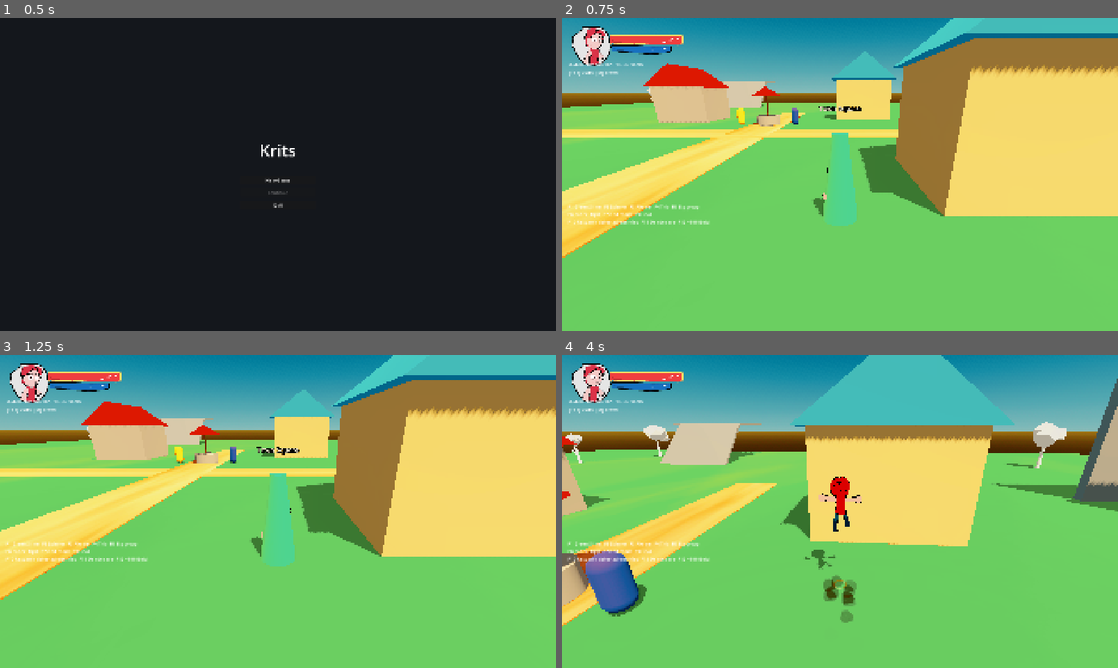
Above: before the commit, frames 1-4 (two rows, left to right).
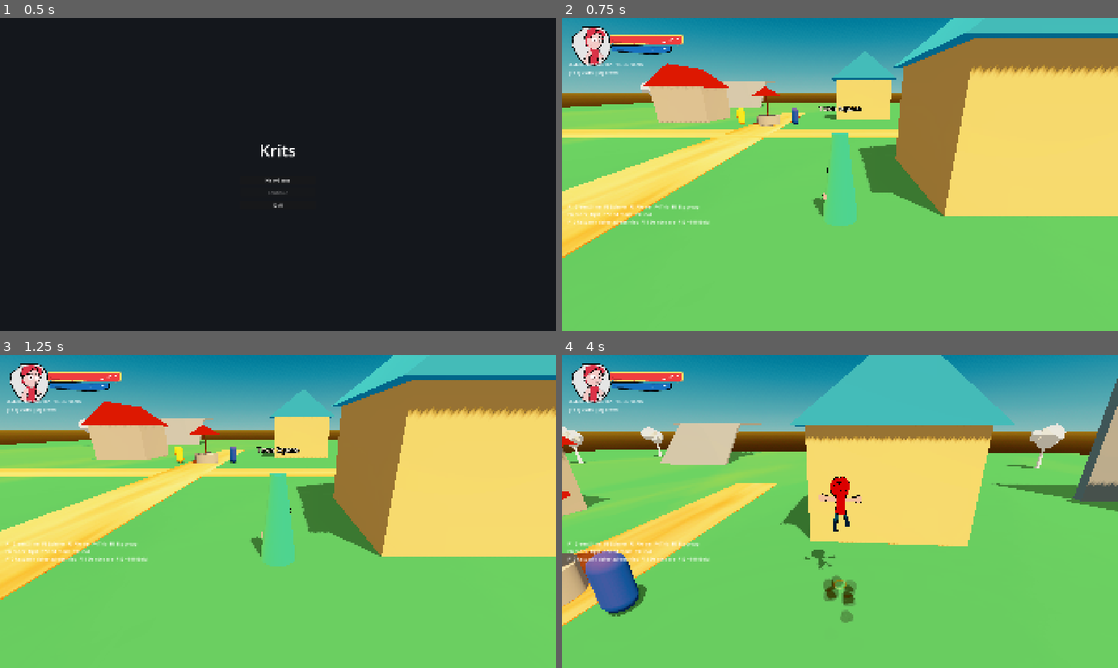
Above: after the commit, the same moments.

Repository: doggoanim/Krits
Game: Godot game, scene res://ui/main_menu.tscn
Two runs of this game, one before a commit and one after it. Both use one fixed random seed, a clock stepped at 60 frames per second and the inputs below.
Inputs (mouse positions are in pixels of both pictures, inside the frame that each line leads up to):
- Up to frame 1 (0.5 s): no input
- Up to frame 2 (0.75 s): click "New Game" at 0.5 s
- Up to frame 3 (1.25 s): no input
- Up to frame 4 (4 s): tap Enter at 1.25 s; move the mouse to (867, 511) at 1.27 s; hold Ctrl (crouch_pound) 1.28-2.03 s; hold W (move_forward) from 1.28 s (still down); tap Space (jump) at 1.52, 2.27, 3.77 s; move the mouse to (812, 511) at 2.02 s; tap E (interact) at 2.1 s; move the mouse to (851, 505) at 2.77 s; hold Shift (roll_dive) 2.78-3.53 s; move the mouse to (834, 517) at 3.52 s; tap Ctrl (crouch_pound) at 3.6 s

Frame 1 is identical in both runs. In frame 2, less than 0.1% of the frame differs, in the area x 14-17%, y 20-26%; in frame 3, less than 0.1%; in frame 4, 0.4%, in the area x 0-91%, y 21-37%.

Commit message:
Replace script-driven trees with a reusable, hand-placeable tree template
Swaps the runtime WorldTree script for a plain scene (world/tree.tscn):
one trunk_1.glb + leaves_1.glb pair, pre-scaled and positioned (same
math as before, just baked once instead of computed per-instance at
runtime) with its own collision. The 12 existing spots in hometown.tscn
now each instance this template directly instead of running a script,
so they're ordinary scene nodes — select one, Ctrl+D to duplicate, move
it wherever, resize or swap its trunk/leaves mesh by hand, no code
involved. tree.gd is removed.

Co-Authored-By: Claude Sonnet 5 <noreply@anthropic.com>
Claude-Session: https://claude.ai/code/session_01TYpdm1jACUqsWG6yyTxbgm

Diff:
--- a/world/hometown.tscn
+++ b/world/hometown.tscn
@@ -6,7 +6,7 @@
 [ext_resource type="Texture2D" uid="uid://dnow7nufbdxah" path="res://assets/textures/dirt.jpg" id="1_o4qy2"]
 [ext_resource type="Script" uid="uid://cs21yl2vng0jt" path="res://world/shop_keeper.gd" id="1_shopkeeper"]
 [ext_resource type="Script" uid="uid://c4mis6pkpkvbk" path="res://world/spawnpoint.gd" id="1_spawn"]
-[ext_resource type="Script" path="res://world/tree.gd" id="1_tree"]
+[ext_resource type="PackedScene" path="res://world/tree.tscn" id="1_tree"]
 
 [sub_resource type="BoxShape3D" id="Shape_Ground"]
 size = Vector3(120, 1, 120)
@@ -388,53 +388,41 @@
 
 [node name="Trees" type="Node3D" parent="." unique_id=1738221840]
 
-[node name="Tree1" type="Node3D" parent="Trees" unique_id=361431711]
+[node name="Tree1" parent="Trees" unique_id=361431711 instance=ExtResource("1_tree")]
 transform = Transform3D(1, 0, 0, 0, 1, 0, 0, 0, 1, -35, 0, -35)
-script = ExtResource("1_tree")
-
-[node name="Tree2" type="Node3D" parent="Trees" unique_id=481108530]
+
+[node name="Tree2" parent="Trees" unique_id=481108530 instance=ExtResource("1_tree")]
 transform = Transform3D(1, 0, 0, 0, 1, 0, 0, 0, 1, -30, 0, -45)
-script = ExtResource("1_tree")
-
-[node name="Tree3" type="Node3D" parent="Trees" unique_id=1827265612]
+
+[node name="Tree3" parent="Trees" unique_id=1827265612 instance=ExtResource("1_tree")]
 transform = Transform3D(1, 0, 0, 0, 1, 0, 0, 0, 1, -45, 0, -20)
-script = ExtResource("1_tree")
-
-[node name="Tree4" type="Node3D" parent="Trees" unique_id=1661075599]
+
+[node name="Tree4" parent="Trees" unique_id=1661075599 instance=ExtResource("1_tree")]
 transform = Transform3D(1, 0, 0, 0, 1, 0, 0, 0, 1, -40, 0, 5)
-script = ExtResource("1_tree")
-
-[node name="Tree5" type="Node3D" parent="Trees" unique_id=591993256]
+
+[node name="Tree5" parent="Trees" unique_id=591993256 instance=ExtResource("1_tree")]
 transform = Transform3D(1, 0, 0, 0, 1, 0, 0, 0, 1, -38, 0, 30)
-script = ExtResource("1_tree")
-
-[node name="Tree6" type="Node3D" parent="Trees" unique_id=295000724]
+
+[node name="Tree6" parent="Trees" unique_id=295000724 instance=ExtResource("1_tree")]
 transform = Transform3D(1, 0, 0, 0, 1, 0, 0, 0, 1, -20, 0, 42)
-script = ExtResource("1_tree")
-
-[node name="Tree7" type="Node3D" parent="Trees" unique_id=1235921288]
+
+[node name="Tree7" parent="Trees" unique_id=1235921288 instance=ExtResource("1_tree")]
 transform = Transform3D(1, 0, 0, 0, 1, 0, 0, 0, 1, 5, 0, 45)
-script = ExtResource("1_tree")
-
-[node name="Tree8" type="Node3D" parent="Trees" unique_id=1826006510]
+
+[node name="Tree8" parent="Trees" unique_id=1826006510 instance=ExtResource("1_tree")]
 transform = Transform3D(1, 0, 0, 0, 1, 0, 0, 0, 1, 25, 0, 38)
-script = ExtResource("1_tree")
-
-[node name="Tree9" type="Node3D" parent="Trees" unique_id=1687150538]
+
+[node name="Tree9" parent="Trees" unique_id=1687150538 instance=ExtResource("1_tree")]
 transform = Transform3D(1, 0, 0, 0, 1, 0, 0, 0, 1, 40, 0, 22)
-script = ExtResource("1_tree")
-
-[node name="Tree10" type="Node3D" parent="Trees" unique_id=1727269730]
+
+[node name="Tree10" parent="Trees" unique_id=1727269730 instance=ExtResource("1_tree")]
 transform = Transform3D(1, 0, 0, 0, 1, 0, 0, 0, 1, 48, 0, -15)
-script = ExtResource("1_tree")
-
-[node name="Tree11" type="Node3D" parent="Trees" unique_id=1738491399]
+
+[node name="Tree11" parent="Trees" unique_id=1738491399 instance=ExtResource("1_tree")]
 transform = Transform3D(1, 0, 0, 0, 1, 0, 0, 0, 1, 35, 0, -35)
-script = ExtResource("1_tree")
-
-[node name="Tree12" type="Node3D" parent="Trees" unique_id=74083270]
+
+[node name="Tree12" parent="Trees" unique_id=74083270 instance=ExtResource("1_tree")]
 transform = Transform3D(1, 0, 0, 0, 1, 0, 0, 0, 1, 10, 0, -42)
-script = ExtResource("1_tree")
 
 [node name="StartSpawn" type="Area3D" parent="." unique_id=1738210625]
 transform = Transform3D(1, 0, 0, 0, 1, 0, 0, 0, 1, 8, 0, 14)
--- a/world/tree.gd
+++ /dev/null
@@ -1,81 +0,0 @@
-class_name WorldTree
-extends Node3D
-## A single world tree. Attached directly to each hand-placed tree position
-## in hometown.tscn (keeping the level author's chosen spot) — everything
-## else is picked here at _ready(): which trunk/leaves mesh, how tall, which
-## way it's facing, so a dozen identical placements don't all look identical.
-##
-## The source meshes (assets/world/trunk_*.glb, leaves_*.glb) are modeled
-## much larger than the game's own scale and pivoted at their own vertical
-## center rather than their base — TRUNK_RAW_HEIGHT/_MIN_Y and
-## LEAVES_RAW_HEIGHT/_MIN_Y (measured once from each file's own bounding box)
-## are what let _ready() rescale each one down to TARGET_TRUNK_HEIGHT/
-## TARGET_LEAVES_HEIGHT and re-anchor it onto y=0 instead of guessing.
-
-const TRUNK_SCENES := [
-	preload("res://assets/world/trunk_1.glb"),
-	preload("res://assets/world/trunk_2.glb"),
-	preload("res://assets/world/trunk_3.glb"),
-	preload("res://assets/world/trunk_4.glb"),
-]
-const LEAVES_SCENES := [
-	preload("res://assets/world/leaves_1.glb"),
-	preload("res://assets/world/leaves_2.glb"),
-	preload("res://assets/world/leaves_3.glb"),
-]
-
-## Each raw mesh's own total height and lowest point along Y, in its own file's
-## units — index matches TRUNK_SCENES/LEAVES_SCENES above. Re-measure these
-## (e.g. via a glTF bounding-box check) if the source files are ever replaced.
-const TRUNK_RAW_HEIGHT: Array[float] = [9.601, 9.716, 9.559, 10.299]
-const TRUNK_RAW_MIN_Y: Array[float] = [-4.624, -4.624, -4.624, -4.624]
-const LEAVES_RAW_HEIGHT: Array[float] = [8.871, 12.892, 5.257]
-const LEAVES_RAW_MIN_Y: Array[float] = [-3.234, -5.905, -2.129]
-
-const TARGET_TRUNK_HEIGHT := 3.0    ## matches the old placeholder cylinder trunk's height
-const TARGET_LEAVES_HEIGHT := 3.2   ## matches the old placeholder cone foliage's height
-const SCALE_JITTER := Vector2(0.85, 1.25)   ## per-tree uniform size variety
-## Fraction of the (scaled) leaves' own height that sinks down past the
-## trunk's top, so the canopy reads as sitting ON the trunk instead of
-## floating above it with a visible gap — matches the old placeholder's own
-## trunk/foliage overlap (foliage sat ~15% of its height into the trunk top).
-const LEAVES_OVERLAP_FRAC := 0.15
-const TRUNK_COLLIDER_RADIUS_FRAC := 0.08   ## vs. the old placeholder's 0.25/3.0 ratio
-
-func _ready() -> void:
-	var jitter := randf_range(SCALE_JITTER.x, SCALE_JITTER.y)
-	rotation.y = randf_range(0.0, TAU)
-
-	var trunk_height := TARGET_TRUNK_HEIGHT * jitter
-	var trunk_i := randi() % TRUNK_SCENES.size()
-	var trunk_scale := trunk_height / TRUNK_RAW_HEIGHT[trunk_i]
-	var trunk := TRUNK_SCENES[trunk_i].instantiate() as Node3D
-	add_child(trunk)
-	trunk.scale = Vector3.ONE * trunk_scale
-	trunk.position.y = -TRUNK_RAW_MIN_Y[trunk_i] * trunk_scale   # lifts its base onto y=0
-	_add_trunk_collision(trunk_height)
-
-	var leaves_height := TARGET_LEAVES_HEIGHT * jitter
-	var leaves_i := randi() % LEAVES_SCENES.size()
-	var leaves_scale := leaves_height / LEAVES_RAW_HEIGHT[leaves_i]
-	var leaves := LEAVES_SCENES[leaves_i].instantiate() as Node3D
-	add_child(leaves)
-	leaves.scale = Vector3.ONE * leaves_scale
-	leaves.rotation.y = randf_range(0.0, TAU)   # spun independently of the trunk so
-												 # identical trunk+leaves picks still differ
-	var leaves_bottom_target := trunk_height - leaves_height * LEAVES_OVERLAP_FRAC
-	leaves.position.y = leaves_bottom_target - LEAVES_RAW_MIN_Y[leaves_i] * leaves_scale
-
-## A plain cylinder stand-in for collision rather than a trimesh of the actual
-## (irregular, gnarled) trunk mesh — cheap, and a dozen-plus of these around
-## town don't need pixel-perfect collision against a tree's own silhouette.
-func _add_trunk_collision(trunk_height: float) -> void:
-	var body := StaticBody3D.new()
-	var shape := CylinderShape3D.new()
-	shape.height = trunk_height
-	shape.radius = trunk_height * TRUNK_COLLIDER_RADIUS_FRAC
-	var cs := CollisionShape3D.new()
-	cs.shape = shape
-	cs.position.y = trunk_height * 0.5
-	body.add_child(cs)
-	add_child(body)
--- /dev/null
+++ b/world/tree.tscn
@@ -0,0 +1,22 @@
+[gd_scene load_steps=4 format=3]
+
+[ext_resource type="PackedScene" uid="uid://dmeqelu4llijv" path="res://assets/world/trunk_1.glb" id="1_trunk"]
+[ext_resource type="PackedScene" uid="uid://b8o6ned2c2u34" path="res://assets/world/leaves_1.glb" id="2_leaves"]
+
+[sub_resource type="CylinderShape3D" id="Shape_Trunk"]
+height = 3.0
+radius = 0.24
+
+[node name="Tree" type="Node3D"]
+
+[node name="Trunk" parent="." instance=ExtResource("1_trunk")]
+transform = Transform3D(0.3124674, 0, 0, 0, 0.3124674, 0, 0, 0, 0.3124674, 0, 1.4448495, 0)
+
+[node name="Leaves" parent="." instance=ExtResource("2_leaves")]
+transform = Transform3D(0.360726, 0, 0, 0, 0.360726, 0, 0, 0, 0.360726, 0, 3.6865878, 0)
+
+[node name="Collision" type="StaticBody3D" parent="."]
+transform = Transform3D(1, 0, 0, 0, 1, 0, 0, 0, 1, 0, 1.5, 0)
+
+[node name="CollisionShape3D" type="CollisionShape3D" parent="Collision"]
+shape = SubResource("Shape_Trunk")
